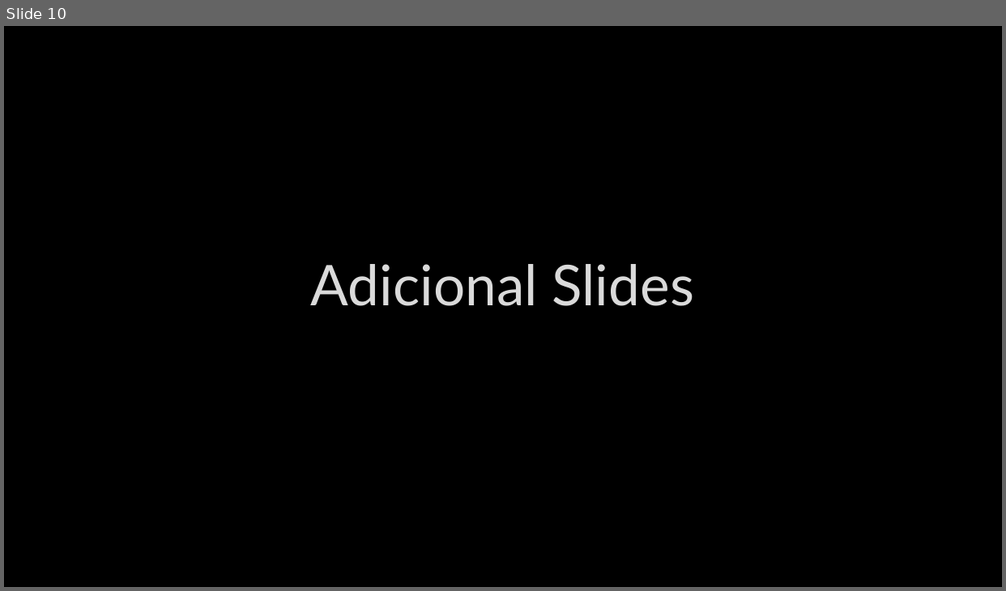
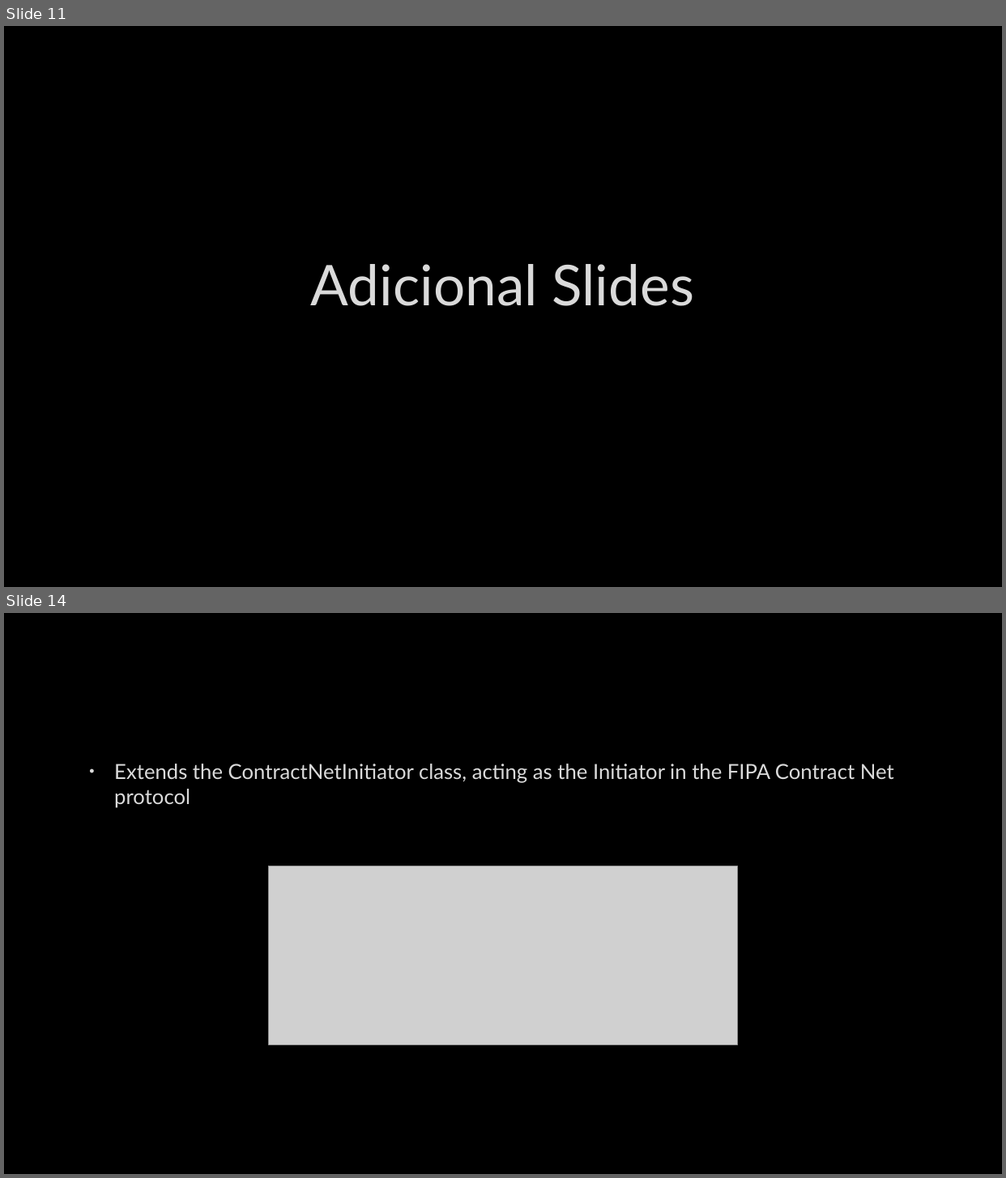
Before and after one commit to joao0903/ASMA, a slide deck: docs/Uber Eats.pptx. Shown one above the other, each under a label of ours: slide 10 before the commit, slides 11 and 14 after it; the slides between them are not shown. The pictures are 1006x591 and 1006x1178 pixels, drawn with LibreOffice and Linux fonts; fonts in the diff are those of the drawing; grey boxes stand for pictures; background and template pictures are left out. Boxes give left, top, right and bottom in pixels: in the first picture for what was removed or moved away, otherwise in the second. Text is boxed around its words. In the diff, an @@ line names an element or a change of style, - is before the commit and + after.

```diff
--- a/docs/Uber Eats.pptx
+++ b/docs/Uber Eats.pptx
@@ slide 14 added at bbox=[4, 613, 1002, 1174], background picture (left out) @@
@@ text added at bbox=[114, 764, 894, 808], 20 pt, text #DADADA @@
+• Extends the ContractNetInitiator class, acting as the Initiator in the FIPA Contract Net protocol
@@ picture added at bbox=[268, 867, 738, 1045] @@
@@ what was slide 10 is now slide 11 @@
```
Also in this commit, not shown: 5 slides changed, 8 other slides added, 3 slides removed, 4 other files.
